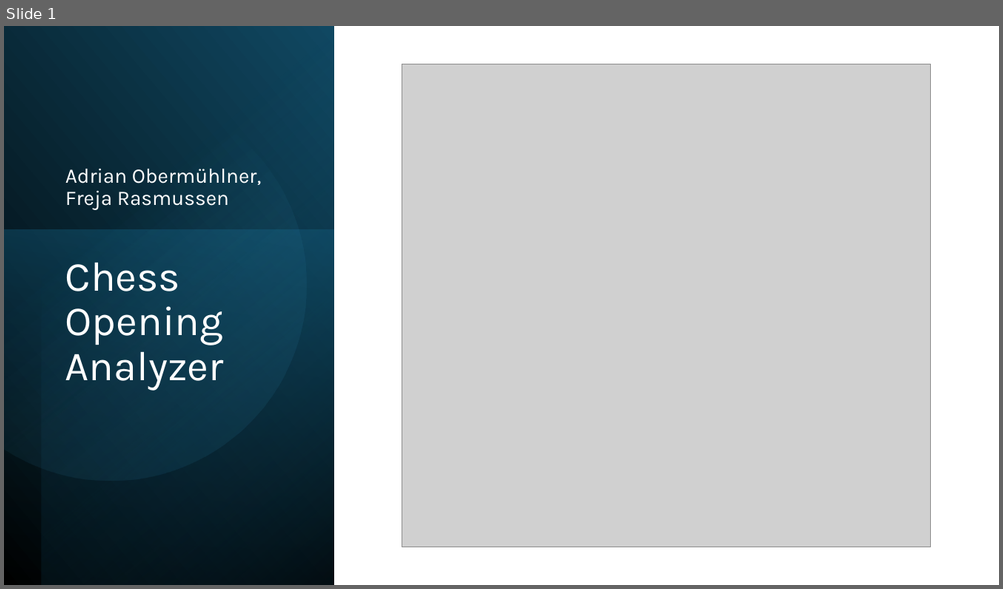
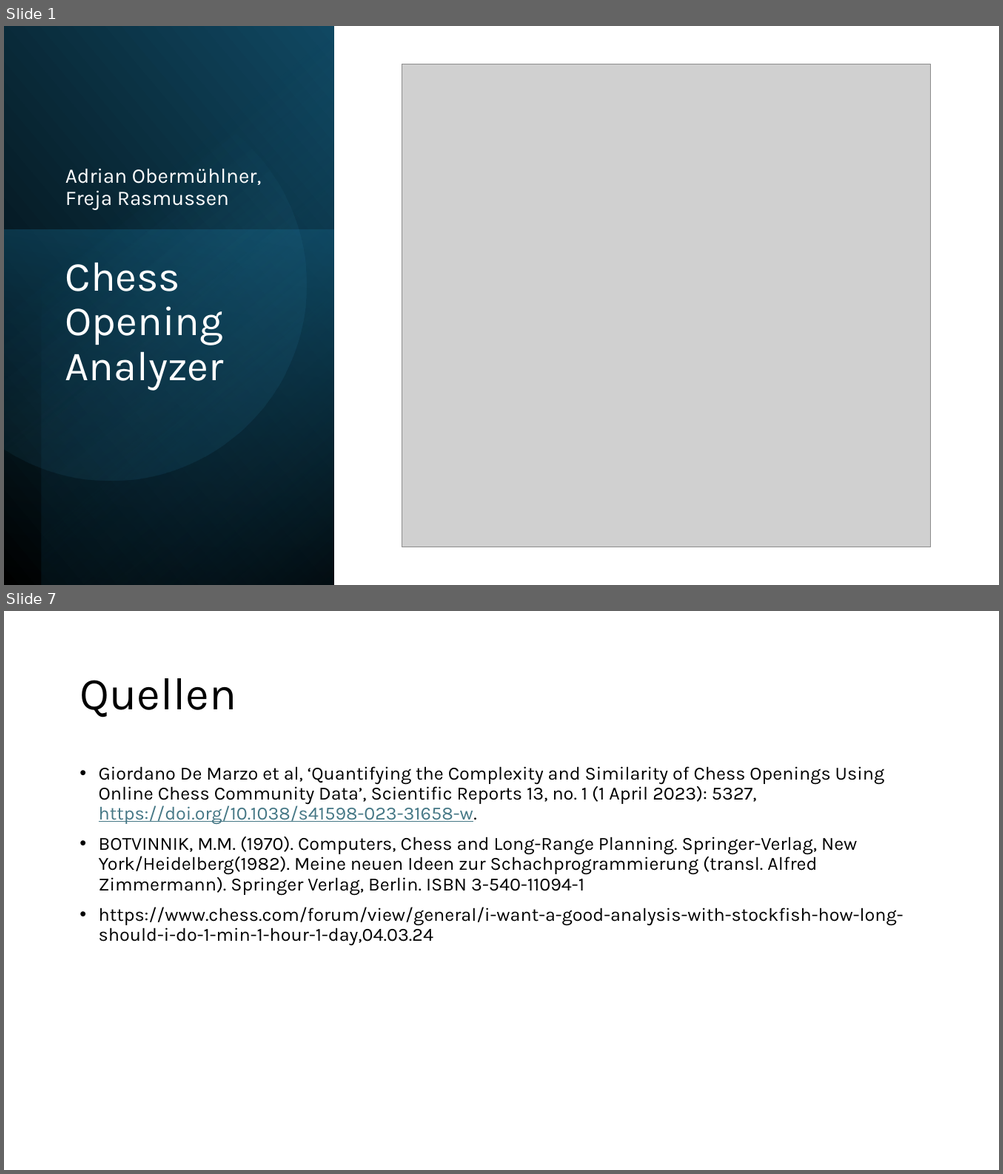
Before and after one commit to aobermuhlner/BigData_Chess_Project, a slide deck: documentation/Presentations/Chess Opening Analyzer.pptm. Shown one above the other, each under a label of ours: slide 1 before the commit, slides 1 and 7 after it; the slides between them are not shown. The pictures are 1003x589 and 1003x1174 pixels, drawn with LibreOffice and Linux fonts; fonts in the diff are those of the drawing; grey boxes stand for pictures. Boxes give left, top, right and bottom in pixels: in the first picture for what was removed or moved away, otherwise in the second. Text is boxed around its words. In the diff, an @@ line names an element or a change of style, - is before the commit and + after.

```diff
--- a/documentation/Presentations/Chess Opening Analyzer.pptm
+++ b/documentation/Presentations/Chess Opening Analyzer.pptm
@@ slide 7 added at <box>4,611,999,1170</box>, background #FFFFFF @@
@@ title added at <box>79,678,236,718</box>, 44 pt, text #000000 @@
+Quellen
@@ text added at <box>99,766,903,945</box>, 18 pt, text #000000 @@
+• Giordano De Marzo et al, ‘Quantifying the Complexity and Similarity of Chess Openings Using Online Chess Community Data’, Scientific Reports 13, no. 1 (1 April 2023): 5327, https://doi.org/10.1038/s41598-023-31658-w.
+• BOTVINNIK, M.M. (1970). Computers, Chess and Long-Range Planning. Springer-Verlag, New York/Heidelberg(1982). Meine neuen Ideen zur Schachprogrammierung (transl. Alfred Zimmermann). Springer Verlag, Berlin. ISBN 3-540-11094-1
+• https://www.chess.com/forum/view/general/i-want-a-good-analysis-with-stockfish-how-long-should-i-do-1-min-1-hour-1-day,04.03.24
```
Also in this commit, not shown: 5 slides changed, 1 other file.
